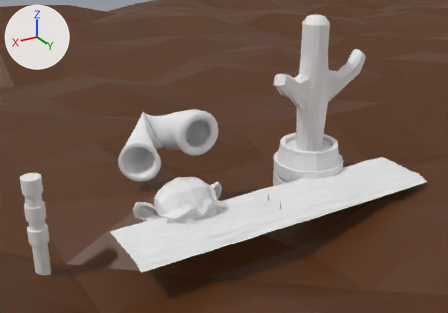
A saved change to the Blender file Tool/GraduationStage.blend.
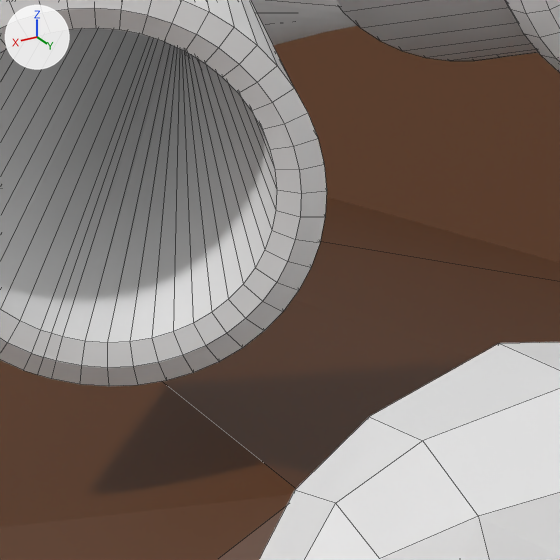
The first picture shows the older version from a camera (50 mm lens) standing at (461.0, 629.0, 415.0) and looking at (36.0, -80.0, 61.0). The close-ups show the older and then the newer version on the part from 29% to 41% of the width and 46% to 63% of the height of that picture. Only the edits that show in the close-ups are written down. Every picture has the same lights, and +X, +Y and +Z are marked at upper left. The close-ups show mesh edges as thin lines. The same objects are shown in both versions, whatever each file hides.

Objects in the first close-up: 'グリッド', 'モンキー', '円柱'.
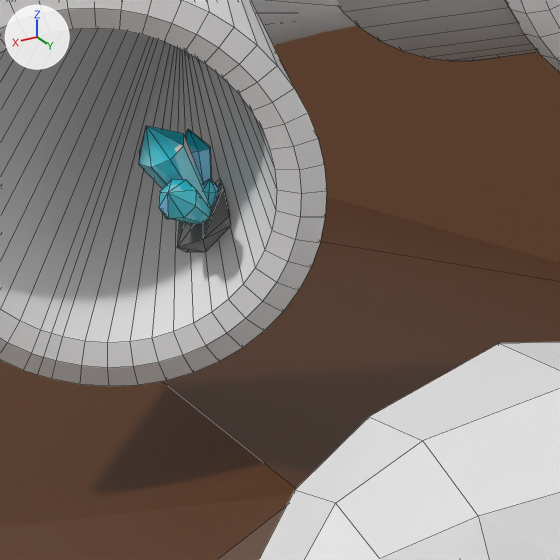
Edits to the bpy script that builds the scene:
```text
Add img_crystal_png_005:
    img_crystal_png_005 = load_image('crystal.png.005', '../Test/Resources/LightObject/crystal.png', 320, 320, 'sRGB')
Change mat_crystal:
    mat_crystal.texture: img_crystal_png -> img_crystal_png_005
Add ob_crystal_006:
    ob_crystal_006 = bpy.data.objects.new('Crystal.006', me_円_001.copy())  # the mesh of ob_crystal
    ob_crystal_006.location = (125.2, -144.4, 42.4)
    ob_crystal_006.rotation_euler = (-0.384, 0.297, -0.936)  # degrees (-22, 17, -54)
    ob_crystal_006.scale = (2.63, 2.63, 2.63)
```

Pixel boxes [x1, y1, x2, y2] of what changed, in the close-ups (560 x 560 px):
'Crystal.006', added (cyan): after [139, 126, 231, 252]
